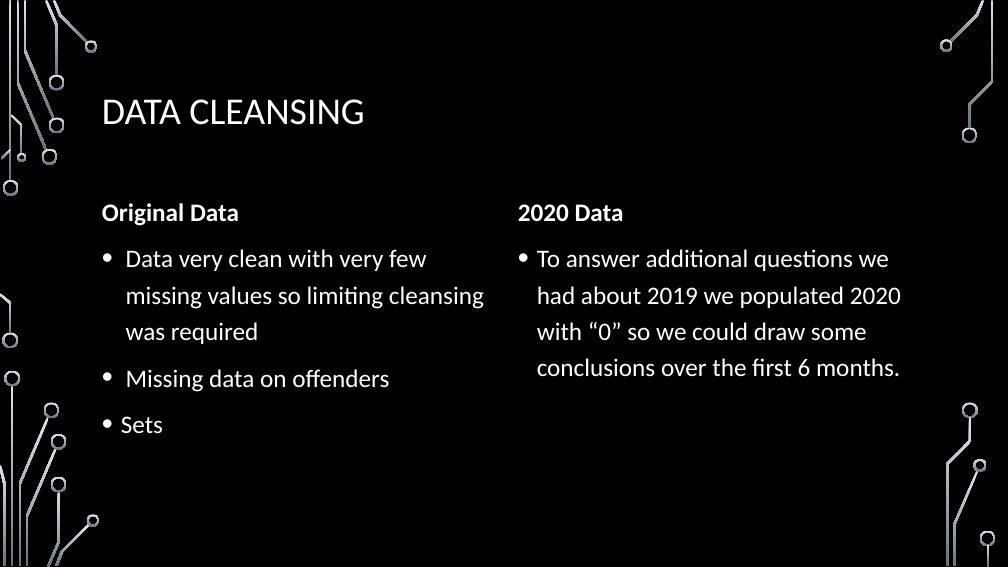
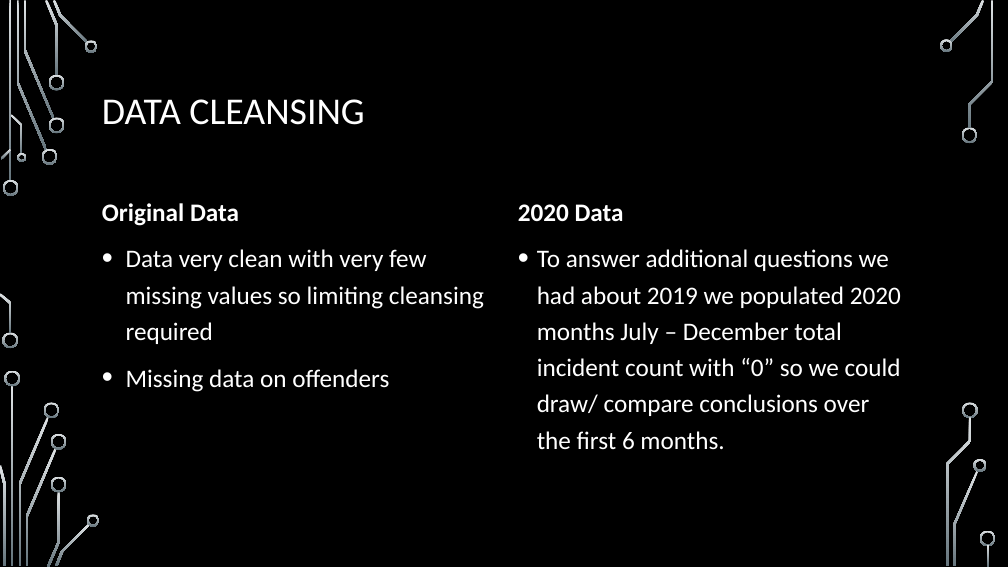
Before and after one commit to taftap8/CrimeProject, a slide deck: slide 7 of NYC Crime 2006-Today.pptx (slide 6 before the commit). Drawn at 1008x567 pixels with LibreOffice and Linux fonts; fonts in the diff are those of the drawing; background and template pictures are left out. Boxes give left, top, right and bottom in pixels: in the first picture for what was removed or moved away, otherwise in the second. Text is boxed around its words. In the diff, an @@ line names an element or a change of style, - is before the commit and + after.

Commit message:
Final PP

```diff
--- a/NYC Crime 2006-Today.pptx
+++ b/NYC Crime 2006-Today.pptx
@@ text at <box>126,249,484,344</box>: text changed @@
-• Data very clean with very few missing values so limiting cleansing was required
+• Data very clean with very few missing values so limiting cleansing required
@@ text at <box>537,249,901,450</box>: text changed @@
-• To answer additional questions we had about 2019 we populated 2020 with “0” so we could draw some conclusions over the first 6 months.
+• To answer additional questions we had about 2019 we populated 2020 months July – December total incident count with “0” so we could draw/ compare conclusions over the first 6 months.
@@ text at <box>121,416,163,434</box>: paragraph removed @@
-• Sets
```
Also in this commit, not shown: 8 other slides changed, 2 slides added.
